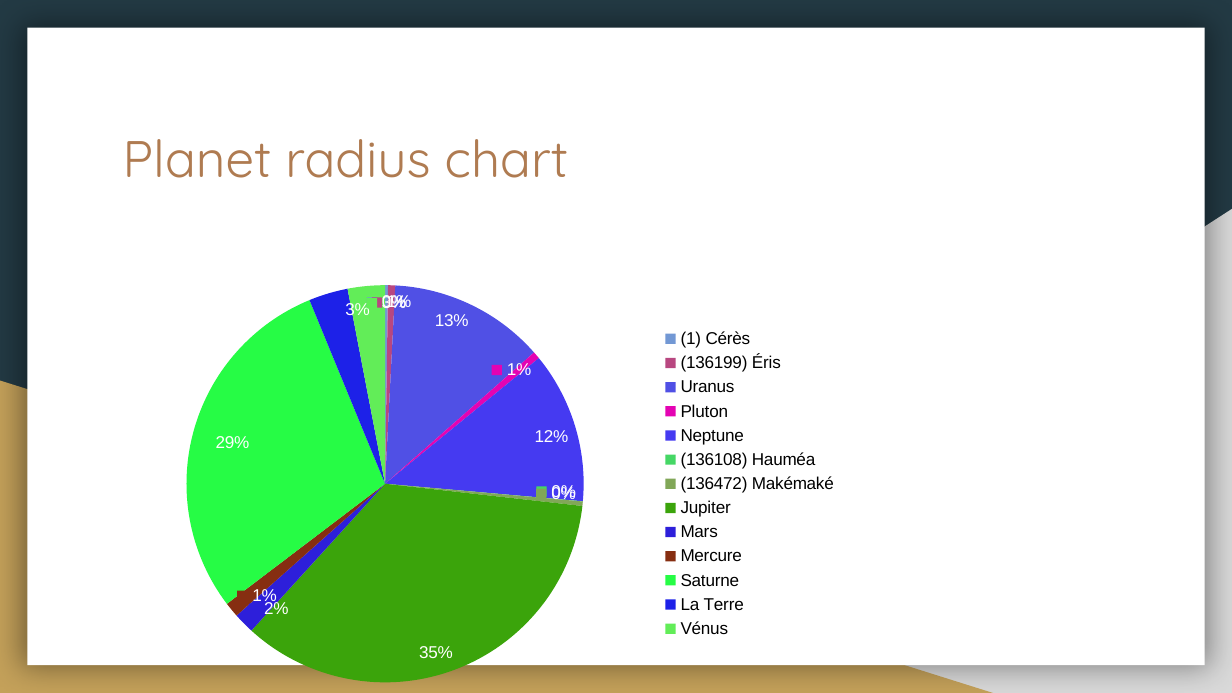
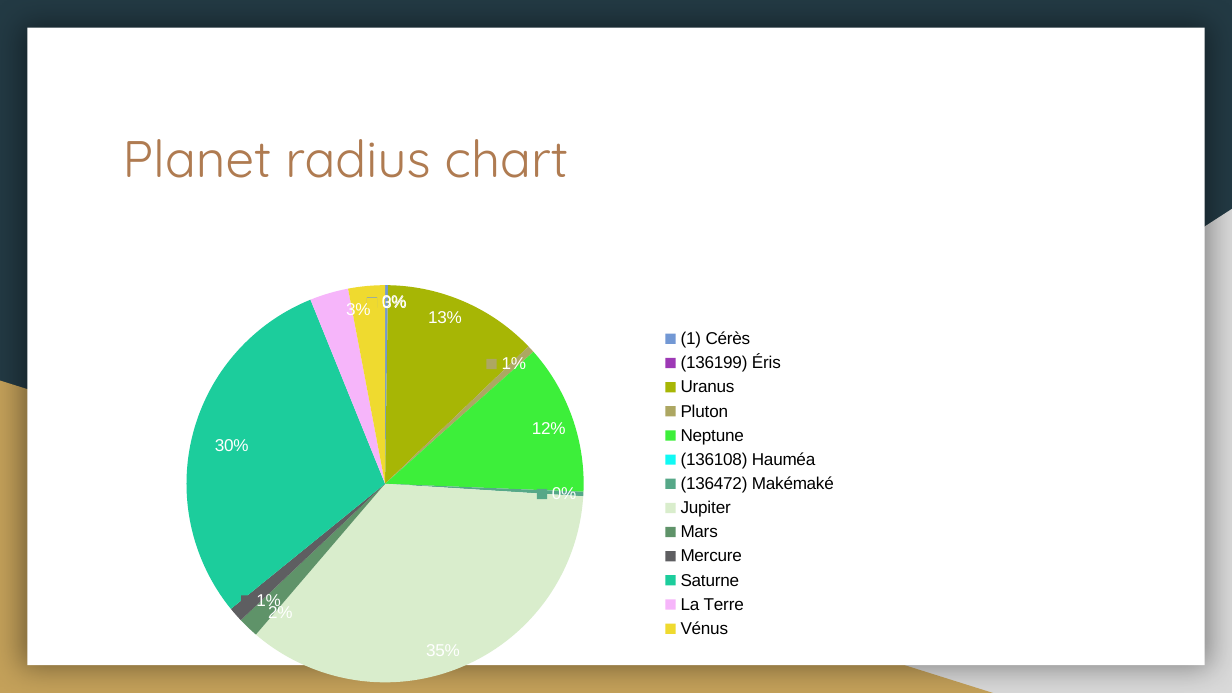
Before and after one commit to United-Codes/cloudofficeprint-javascript, a slide deck: slide 15 of examples/solar_system_example/pptx/output.pptx. Drawn at 1232x693 pixels with LibreOffice and Linux fonts; fonts in the diff are those of the drawing. Boxes give left, top, right and bottom in pixels: in the first picture for what was removed or moved away, otherwise in the second. Text is boxed around its words. In the diff, an @@ line names an element or a change of style, - is before the commit and + after.

Commit message:
solar system example: change meanRadius to equaRadius

```diff
--- a/examples/solar_system_example/pptx/output.pptx
+++ b/examples/solar_system_example/pptx/output.pptx
@@ pie chart at <box>111,269,850,693</box> @@
@@ Series 1, (136199) Éris: 1 to 0 @@
@@ Series 1, Saturne: 29 to 30 @@
@@ colours of single points changed @@
```
Also in this commit, not shown: 3 other files.
